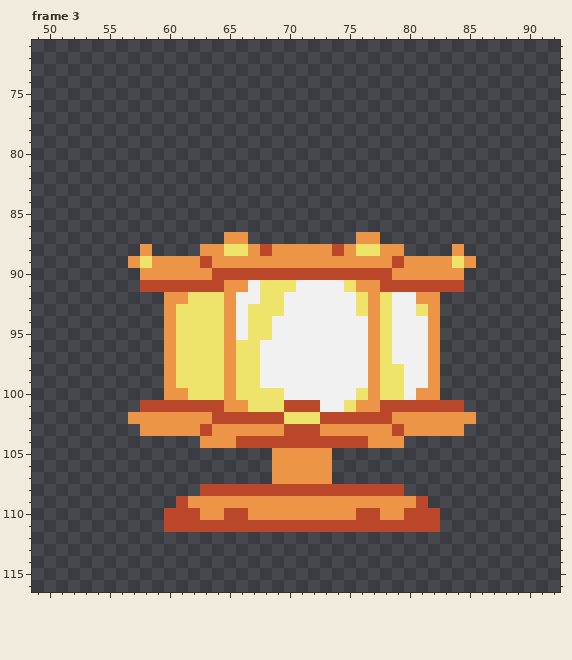
A pixel-art file gets an edit: sprites/dspec_trishop.ase. The picture above was drawn from the file before the commit.
150x150 pixels, 13 frames. Shown: frame 3: x 49..92, y 71..116. The commit also changed other frames, which this record leaves out.
And afterwards:
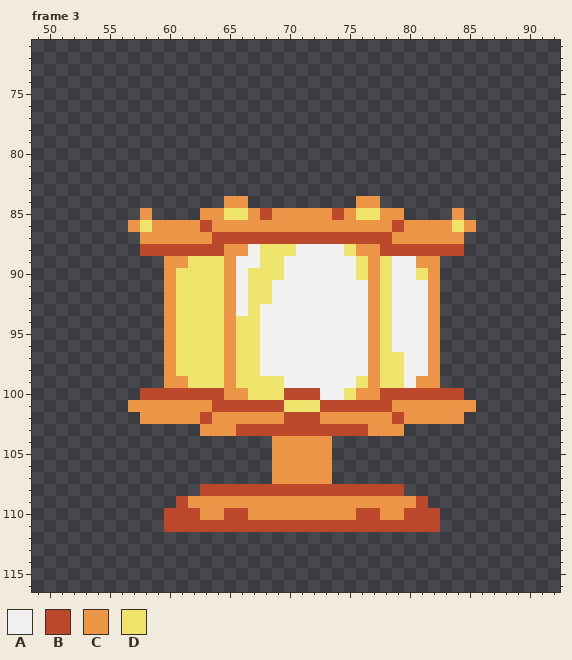
Palette (. is transparent): A #f1f1f1  B #bc482c  C #ec9546  D #eee46c
Change:
--- frame 3, layer "Trishop"
@@ x 49..92 @@
  83 ............................................
- 84 ............................................
- 85 ............................................
- 86 ............................................
- 87 ................CC.........CC...............
- 88 .........C....CCDDCBCCCCCBCDDCC....C........
- 89 ........CDCCCCBCCCCCCCCCCCCCCCBCCCCDC.......
- 90 .........CCCCCCBBBBBBBBBBBBBBBCCCCCC........
- 91 .........BBBBBBBCCADDDAAAADCCBBBBBBB........
- 92 ...........CCDDDCAADDAAAAAADCDAACC..........
- 93 ...........CDDDDCADDDAAAAAADCDAADC..........
- 94 ...........CDDDDCADDAAAAAAAACDAAAC..........
- 95 ...........CDDDDCADDAAAAAAAACDAAAC..........
+ 84 ................CC.........CC...............
+ 85 .........C....CCDDCBCCCCCBCDDCC....C........
+ 86 ........CDCCCCBCCCCCCCCCCCCCCCBCCCCDC.......
+ 87 .........CCCCCCBBBBBBBBBBBBBBBCCCCCC........
+ 88 .........BBBBBBBCCADDDAAAADCCBBBBBBB........
+ 89 ...........CCDDDCAADDAAAAAADCDAACC..........
+ 90 ...........CDDDDCADDDAAAAAADCDAADC..........
+ 91 ...........CDDDDCADDAAAAAAAACDAAAC..........
+ 92 ...........CDDDDCADDAAAAAAAACDAAAC..........
+ 93 ...........CDDDDCADAAAAAAAAACDAAAC..........
+ 94 ...........CDDDDCDDAAAAAAAAACDAAAC..........
+ 95 ...........CDDDDCDDAAAAAAAAACDAAAC..........
  96 ...........CDDDDCDDAAAAAAAAACDAAAC..........
- 97 ...........CDDDDCDDAAAAAAAAACDAAAC..........
+ 97 ...........CDDDDCDDAAAAAAAAACDDAAC..........
  98 ...........CDDDDCDDAAAAAAAAACDDAAC..........
- 99 ...........CDDDDCDDAAAAAAAAACDDAAC..........
-100 ...........CCDDDCDDDDAAAAAADCDDACC..........
-101 .........BBBBBBBCCDDDBBBAADCCBBBBBBB........
-102 ........CCCCCCCBBBBBBDDDBBBBBBCCCCCCC.......
-103 .........CCCCCBCCCCCCBBBCCCCCCBCCCCC........
-104 ..............CCCBBBBBBBBBBBCCC.............
+ 99 ...........CCDDDCDDDDAAAAAADCDDACC..........
+100 .........BBBBBBBCCDDDBBBAADCCBBBBBBB........
+101 ........CCCCCCCBBBBBBDDDBBBBBBCCCCCCC.......
+102 .........CCCCCBCCCCCCBBBCCCCCCBCCCCC........
+103 ..............CCCBBBBBBBBBBBCCC.............
+104 ....................CCCCC...................
 105 ....................CCCCC...................
Boxes around the changes in both pictures, in picture pixels (x1, y1, x2, y2):
changed: (128, 196, 476, 448)
